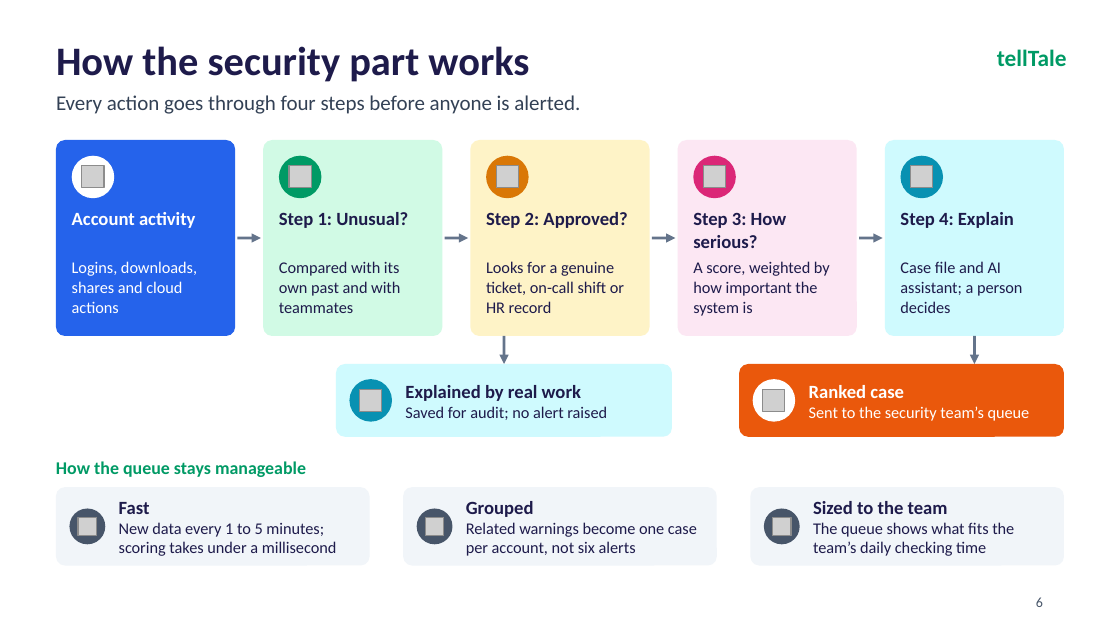
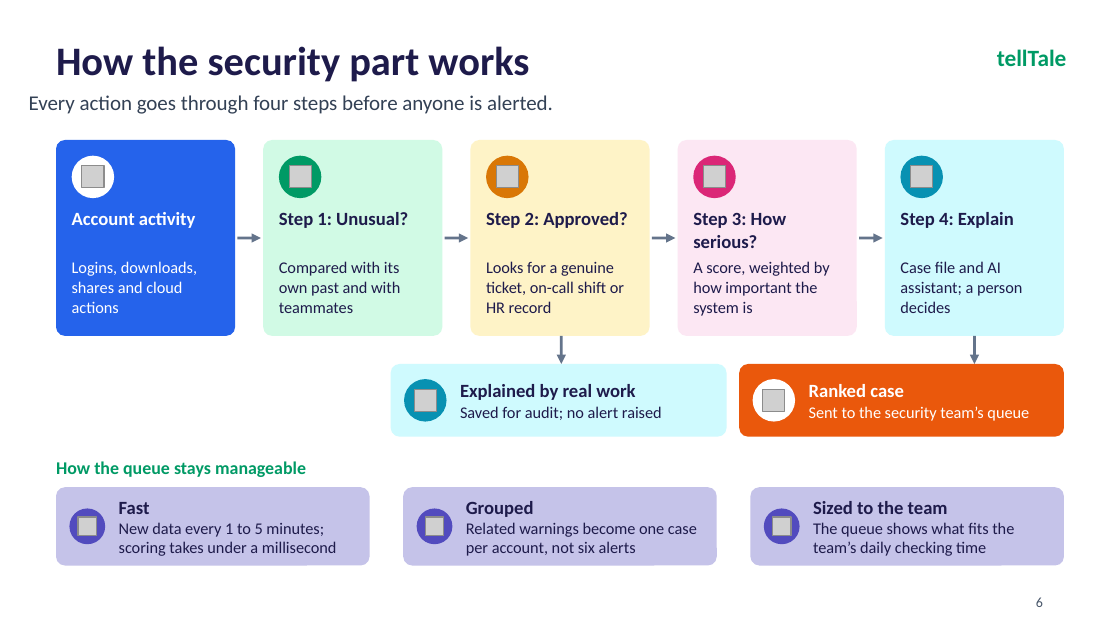
Before and after one commit to aaravgupta0202/telltale, a slide deck: slide 6 of tellTale_CyberForge_Deck.pptx. Drawn at 1120x630 pixels with LibreOffice and Linux fonts; fonts in the diff are those of the drawing; grey boxes stand for pictures; background and template pictures are left out. Boxes give left, top, right and bottom in pixels: in the first picture for what was removed or moved away, otherwise in the second. Text is boxed around its words. In the diff, an @@ line names an element or a change of style, - is before the commit and + after.

```diff
--- a/tellTale_CyberForge_Deck.pptx
+++ b/tellTale_CyberForge_Deck.pptx
@@ text "Every action goes through four ..." moved from (x1=56, y1=95, x2=580, y2=114) to (x1=29, y1=95, x2=553, y2=114) @@
@@ text "Every action goes through four ..." at (x1=29, y1=95, x2=553, y2=114): indent changed @@
@@ 1 picture, 1 text, 1 rounded rectangle, 1 ellipse, 1 arrow moved together from (x1=336, y1=336, x2=672, y2=437) to (x1=391, y1=336, x2=727, y2=437) @@
@@ arrow (561, 336) - (561, 364): stroke #64748B 1.75 pt to #64748B 1.76 pt @@
@@ fill #F1F5F9 to #C5C3E9 in 3 elements at (x1=56, y1=487, x2=370, y2=566), (x1=403, y1=487, x2=717, y2=566), (x1=750, y1=487, x2=1064, y2=566) @@
@@ fill #475569 to #524BBE in 3 elements at (x1=69, y1=508, x2=105, y2=544), (x1=417, y1=508, x2=452, y2=544), (x1=764, y1=508, x2=800, y2=544) @@
```
Also in this commit, not shown: 16 other slides changed, 1 other file.
